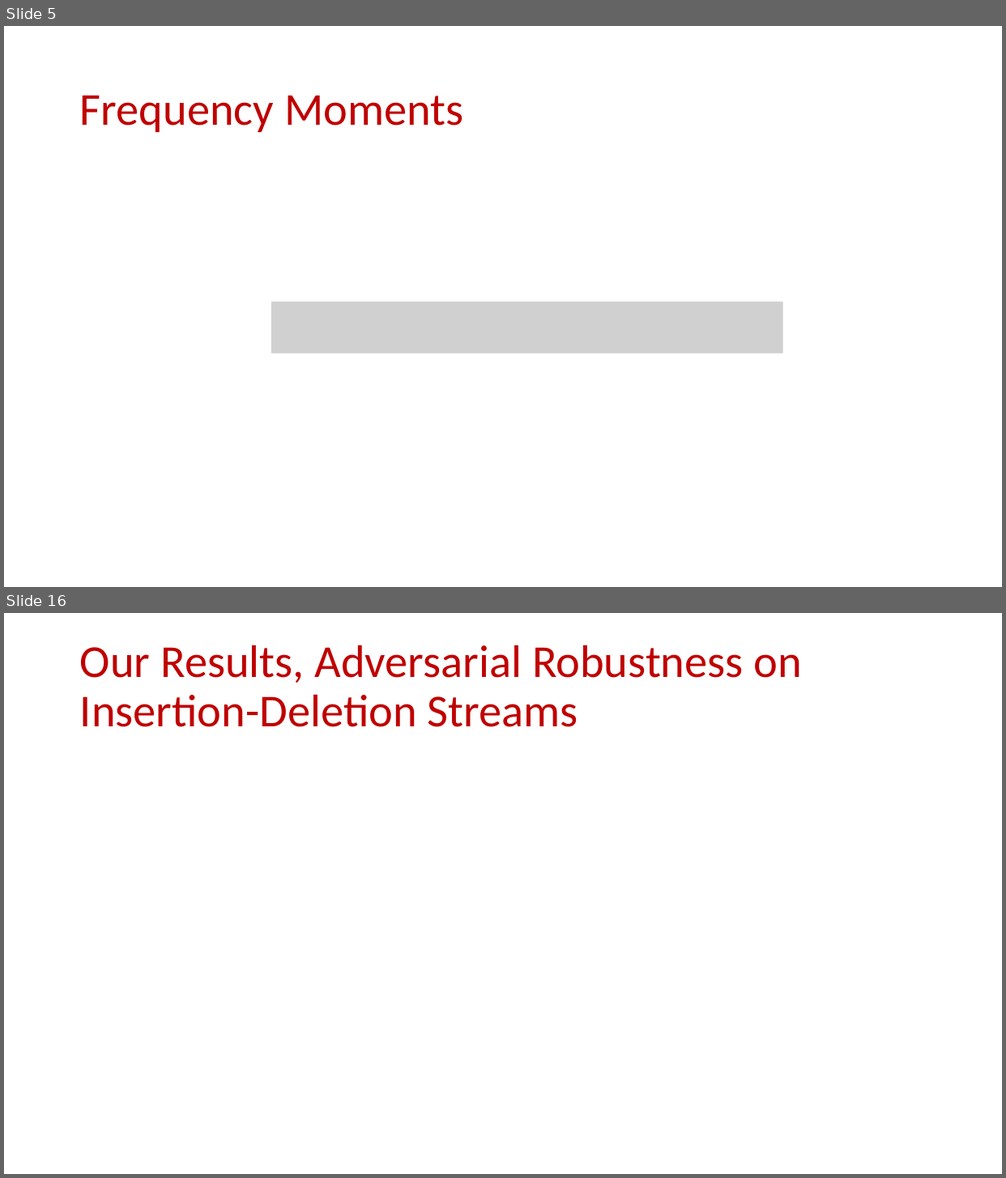
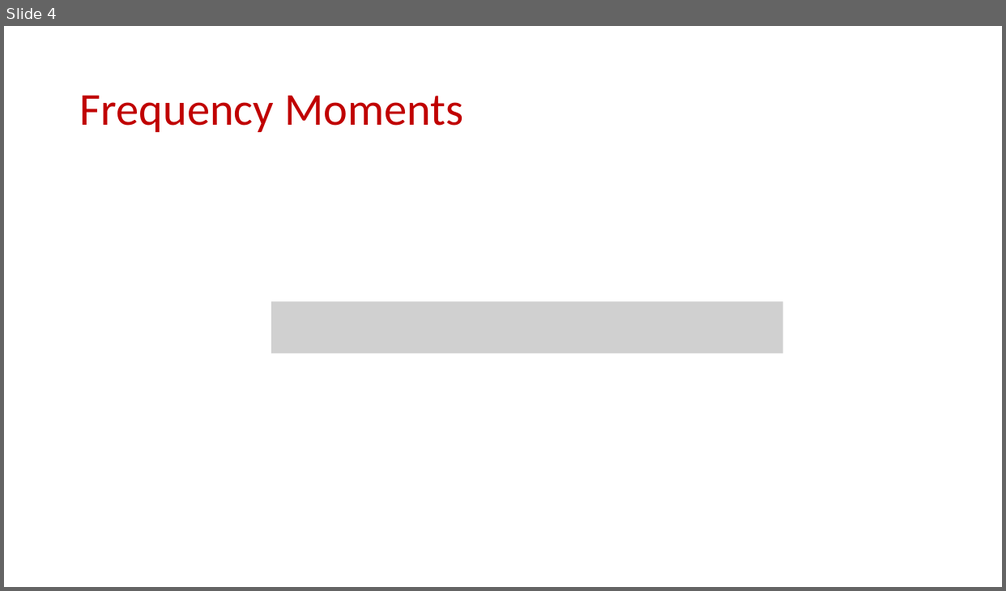
Before and after one commit to samsonzhou/samsonzhou.github.io, a slide deck: other-talks/RANDOM 2026.pptx. Shown one above the other, each under a label of ours: slides 5 and 16 before the commit, slide 4 after it; the slides between them are not shown. The pictures are 1006x1178 and 1006x591 pixels, drawn with LibreOffice and Linux fonts; fonts in the diff are those of the drawing; grey boxes stand for pictures. Boxes give left, top, right and bottom in pixels: in the first picture for what was removed or moved away, otherwise in the second. Text is boxed around its words. In the diff, an @@ line names an element or a change of style, - is before the commit and + after.

```diff
--- a/other-talks/RANDOM 2026.pptx
+++ b/other-talks/RANDOM 2026.pptx
@@ slide 16 removed at [4, 613, 1002, 1174], background #FFFFFF @@
@@ title removed at [80, 645, 802, 727] @@
-Our Results, Adversarial Robustness on Insertion-Deletion Streams
@@ what was slide 5 is now slide 4 @@
```
Also in this commit, not shown: 1 slide changed, 3 slides added, 36 other slides removed, 3 other files.
